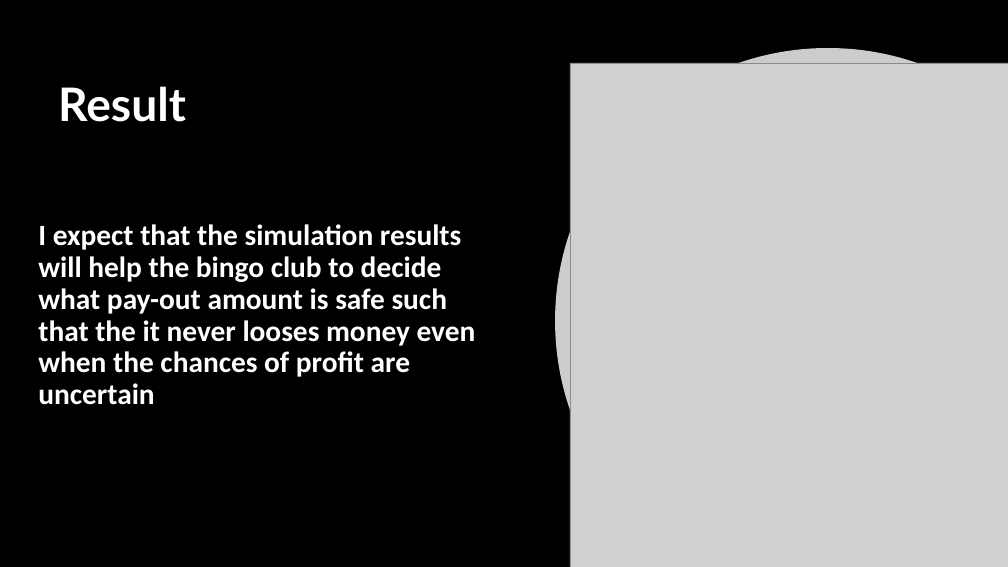
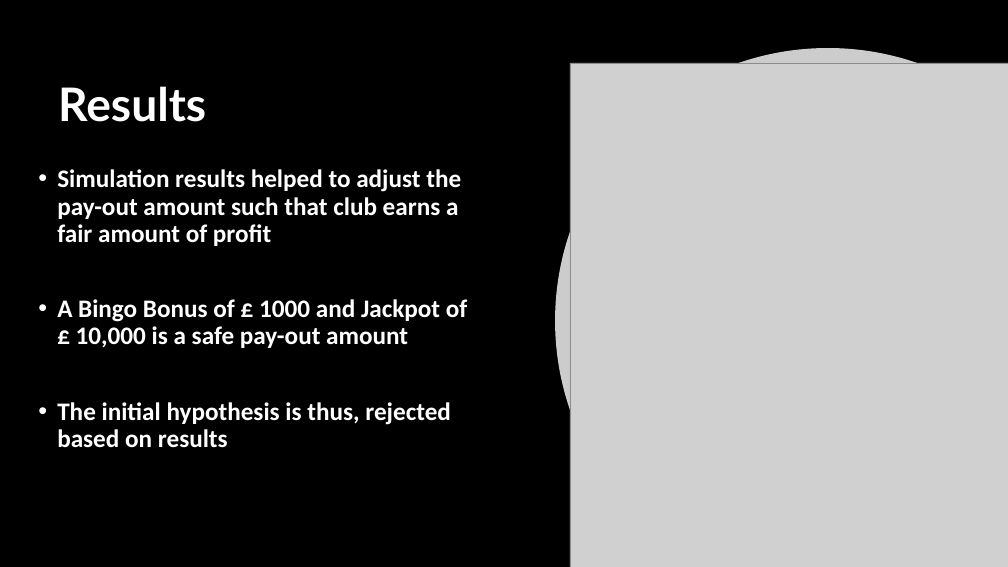
Before and after one commit to aarushi50/BINGO-A-Monte-Carlo-Application, a slide deck: slide 17 of Bingo.pptx (slide 12 before the commit). Drawn at 1008x567 pixels with LibreOffice and Linux fonts; fonts in the diff are those of the drawing; grey boxes stand for pictures; background and template pictures are left out. Boxes give left, top, right and bottom in pixels: in the first picture for what was removed or moved away, otherwise in the second. Text is boxed around its words. In the diff, an @@ line names an element or a change of style, - is before the commit and + after.

Commit message:
Delivered on 04/20/18 / Updated on 05/04/18
Updated slides as per the generated results.

```diff
--- a/Bingo.pptx
+++ b/Bingo.pptx
@@ title at <box>58,86,206,122</box>: text changed @@
-Result
+Results
@@ text at <box>57,169,468,448</box>: text changed; size 28 to 24 pt @@
-I expect that the simulation results will help the bingo club to decide what pay-out amount is safe such that the it never looses money even when the chances of profit are uncertain
+• Simulation results helped to adjust the pay-out amount such that club earns a fair amount of profit
+• A Bingo Bonus of £ 1000 and Jackpot of £ 10,000 is a safe pay-out amount
+• The initial hypothesis is thus, rejected based on results
```
Also in this commit, not shown: 2 other slides changed, 8 slides added.
